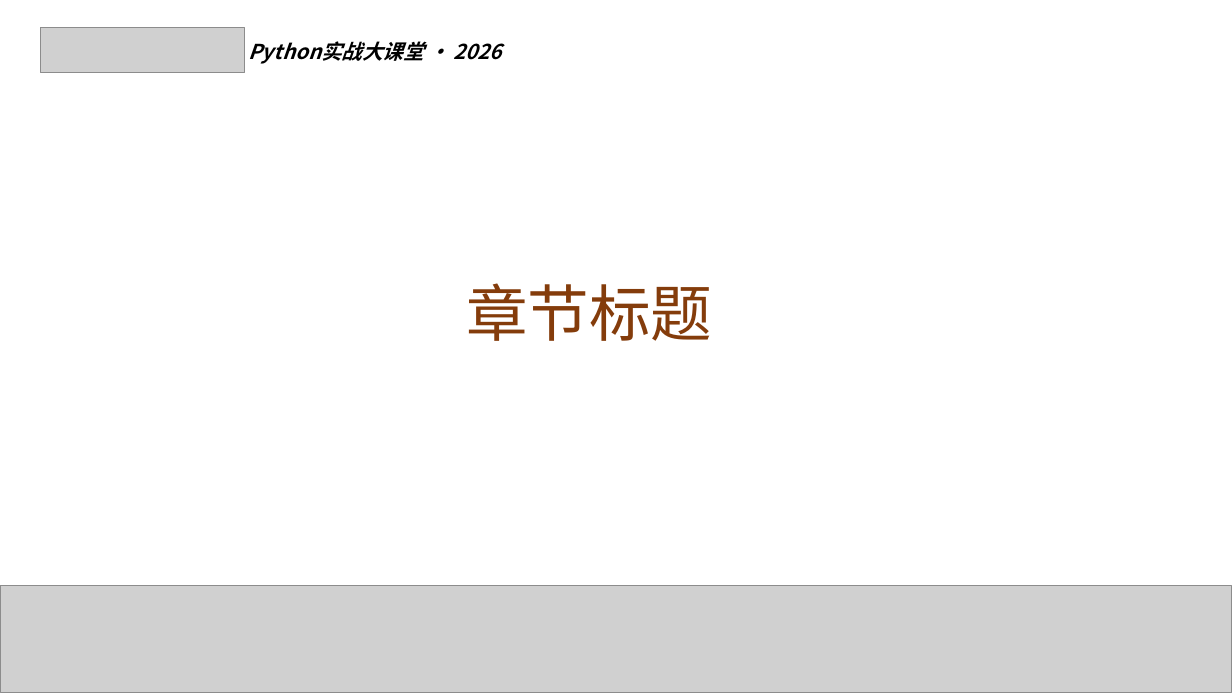
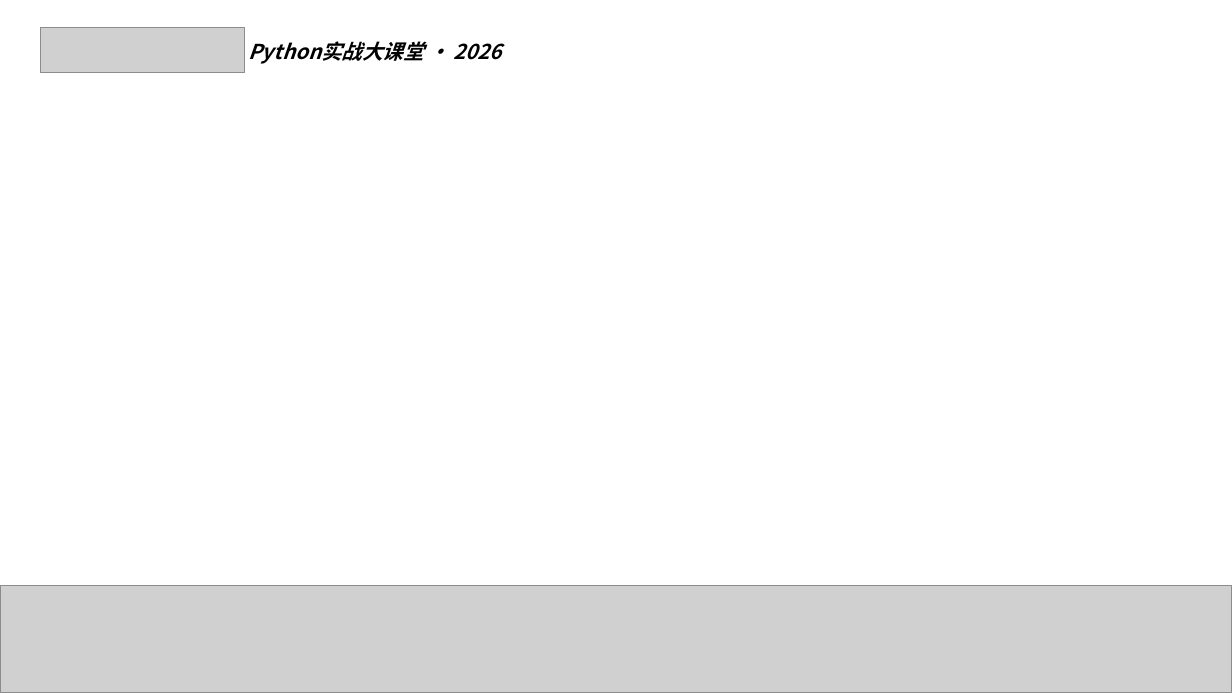
Before and after one commit to WindyDay7/python_demo, a slide deck: slide 3 of docs/【课件模板】Python大课堂-课题名称.pptx. Drawn at 1232x693 pixels with LibreOffice and Linux fonts; fonts in the diff are those of the drawing; grey boxes stand for pictures. Boxes give left, top, right and bottom in pixels: in the first picture for what was removed or moved away, otherwise in the second. Text is boxed around its words. In the diff, an @@ line names an element or a change of style, - is before the commit and + after.

```diff
--- a/docs/【课件模板】Python大课堂-课题名称.pptx
+++ b/docs/【课件模板】Python大课堂-课题名称.pptx
@@ text removed at bbox=[466, 283, 712, 341] @@
-章节标题
```
Also in this commit, not shown: 1 other slide changed, 20 other files.
